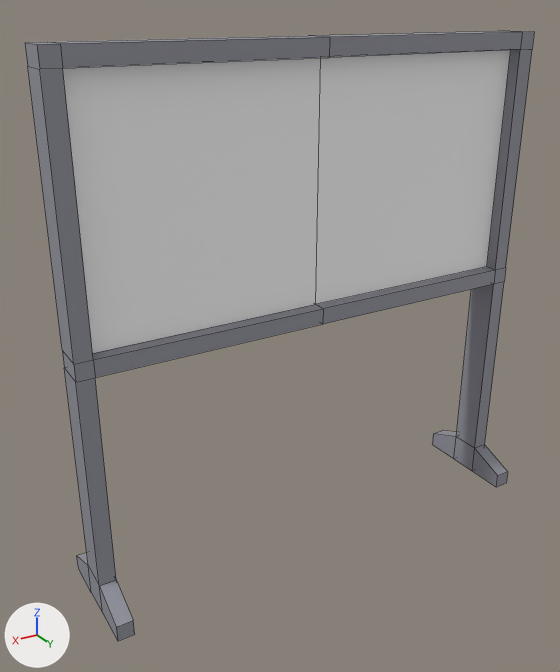
One commit to the Blender file blends/assets.blend: the scene before it, then after it.
One viewpoint serves both versions: a camera (50 mm lens) standing at (2.43, 3.65, 3.26) and looking at (0.21, -0.05, 1.41). Every picture has the same lights, and +X, +Y and +Z are marked at lower left. Mesh edges are drawn as thin lines. The same objects are shown in both versions, whatever each file hides.
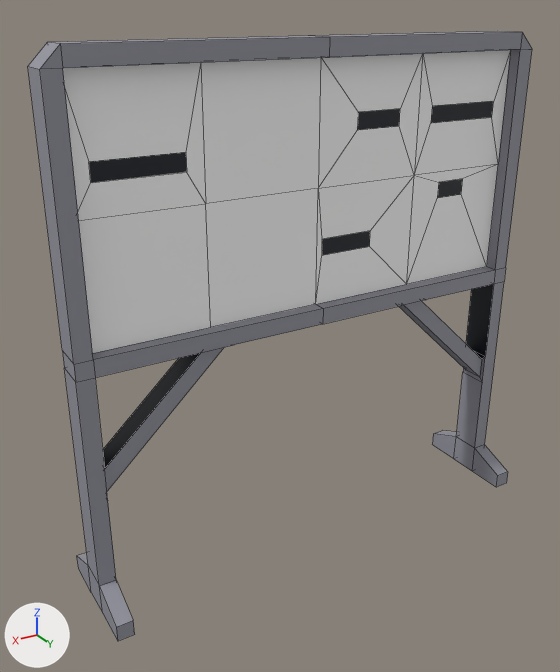
What differs and where, as boxes [x1, y1, x2, y2] in the pictures (560 x 672 px):
'Cube', reshaped, modifiers changed: before [25, 31, 534, 641]; after [28, 31, 532, 641]
part 1 of me_cube, built on: before [25, 31, 534, 502]; after [28, 32, 532, 502]

Diff of the bpy script that builds the scene:
```diff
--- a/blends/assets.blend.py
+++ b/blends/assets.blend.py
@@ me_cube @@
 # used by ob_cube; location = (0.0, 0.0, 0.0)
-me_cube.from_pydata(...)  # 44 vertices, 40 faces; spans x -1.5..0.0, y -0.35..0.35, z 0.0..3.1
+me_cube.from_pydata(...)  # 135 vertices, 130 faces; spans x -1.5..1.5, y -0.35..0.35, z 0.0..3.1
+# me_cube part 1
+# 2 vertices are removed from x -1.5, y -0.1..0.1, z 3.1
+# 14 faces are deleted
+# 65 vertices are added at x -1.4..1.5, y -0.35..0.35, z 0.0..3.0
+# 6 new vertices lie (1.4, 0.0, 0.0) away from vertices in x 0.0, y -0.1..0.1, z 1.6..3.1
+# 14 new vertices lie (0.0, 0.0, 0.1) away from vertices in x -1.3..1.5, y -0.35..0.35, z 0.0..2.6
+# 8 new vertices lie (0.0, 0.14, 0.0) away from vertices in x -1.4..1.4, y -0.07, z 0.78..1.5
+# 104 new faces join them
 me_cube.materials.append(mat_material)
@@ ob_cube @@
 ob_cube.location = (0.0, 0.0, 0.0)
-_m = ob_cube.modifiers.new('Mirror', 'MIRROR')
-_m.use_clip = True
```
